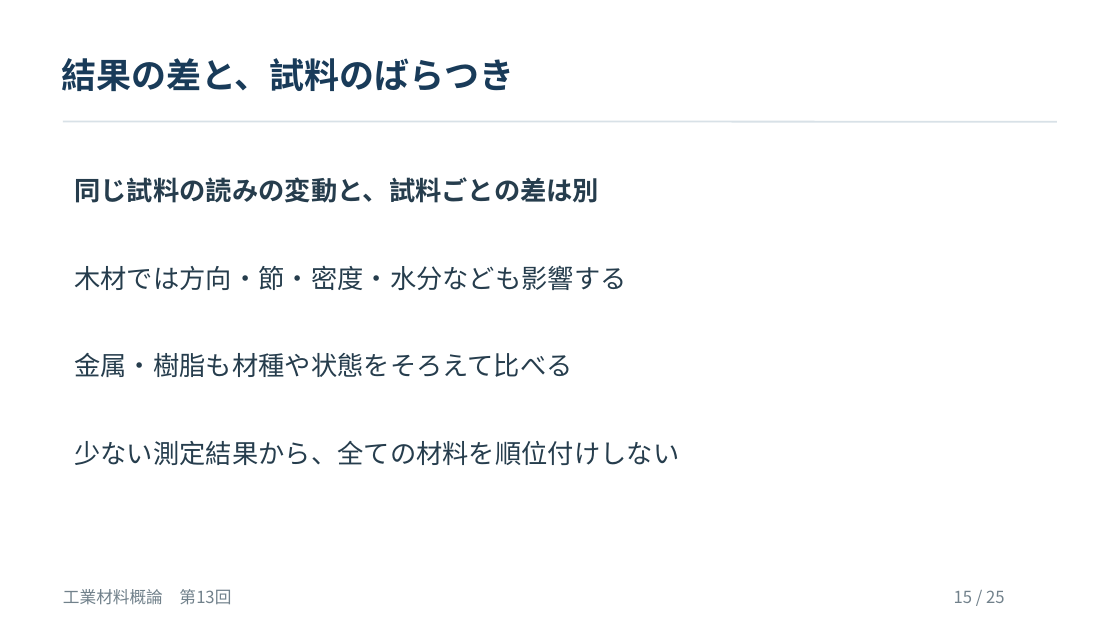
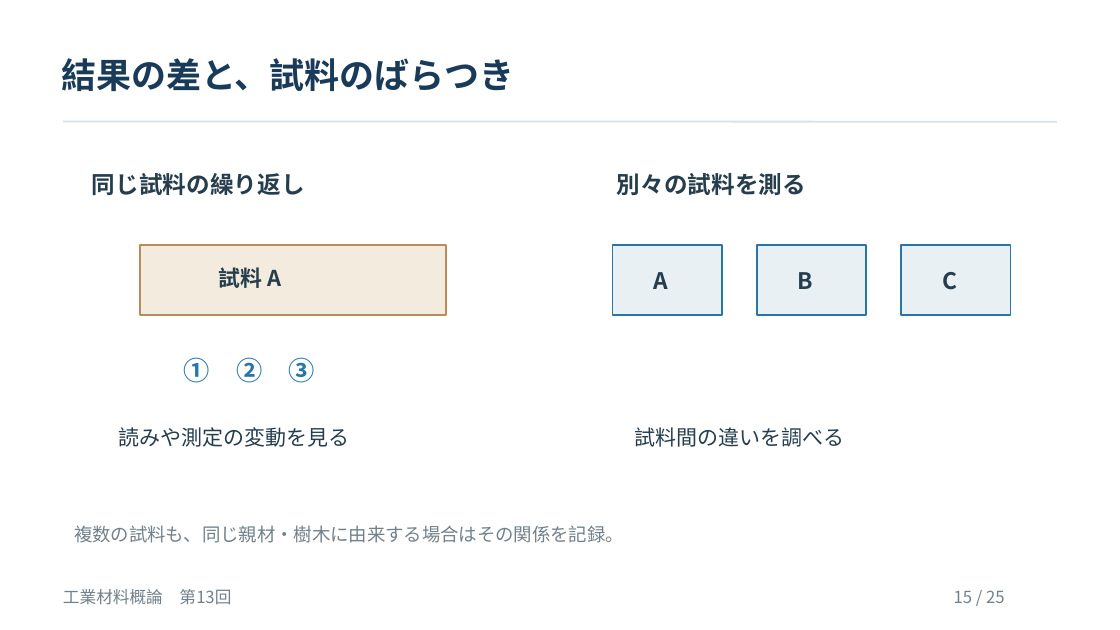
Before and after one commit to zooc-14calbp/industrial-materials-course, a slide deck: slide 15 of 学生用/第13回/13_授業スライド.pptx. Drawn at 1120x630 pixels with LibreOffice and Linux fonts; fonts in the diff are those of the drawing. Boxes give left, top, right and bottom in pixels: in the first picture for what was removed or moved away, otherwise in the second. Text is boxed around its words. In the diff, an @@ line names an element or a change of style, - is before the commit and + after.

```diff
--- a/学生用/第13回/13_授業スライド.pptx
+++ b/学生用/第13回/13_授業スライド.pptx
@@ text removed at [74,177,599,203] @@
-同じ試料の読みの変動と、試料ごとの差は別
@@ text added at [92,173,305,195], 20.2 pt, text #263D4D, bold @@
+同じ試料の繰り返し
@@ text added at [617,173,806,195], 20.2 pt, text #263D4D, bold @@
+別々の試料を測る
@@ text removed at [74,266,626,290] @@
-木材では方向・節・密度・水分なども影響する
@@ rectangle added at [140,245,447,315], fill #F3EBDD, outline #B98B5D 1.28 pt @@
@@ text added at [219,267,281,288], 18.8 pt, text #263D4D, bold @@
+試料 A
@@ rectangle added at [613,245,722,315], fill #E8F0F4, outline #2876A8 1.28 pt @@
@@ rectangle added at [757,245,866,315], fill #E8F0F4, outline #2876A8 1.28 pt @@
@@ rectangle added at [902,245,1011,315], fill #E8F0F4, outline #2876A8 1.28 pt @@
@@ text added at [654,272,669,289], 19.5 pt, text #263D4D, bold @@
+A
@@ text added at [798,272,813,289], 19.5 pt, text #263D4D, bold @@
+B
@@ text added at [942,272,957,290], 19.5 pt, text #263D4D, bold @@
+C
@@ text removed at [74,353,572,377] @@
-金属・樹脂も材種や状態をそろえて比べる
@@ text added at [184,357,315,383], 22.5 pt, text #2876A8, bold @@
+① ② ③
@@ text removed at [74,441,679,465] @@
-少ない測定結果から、全ての材料を順位付けしない
@@ text added at [118,427,349,447], 18 pt, text #263D4D @@
+読みや測定の変動を見る
@@ text added at [634,427,844,447], 18 pt, text #263D4D @@
+試料間の違いを調べる
@@ text added at [74,525,623,543], 15.8 pt, text #71818B @@
+複数の試料も、同じ親材・樹木に由来する場合はその関係を記録。
```
Also in this commit, not shown: 1 other slide changed, 10 other files.
